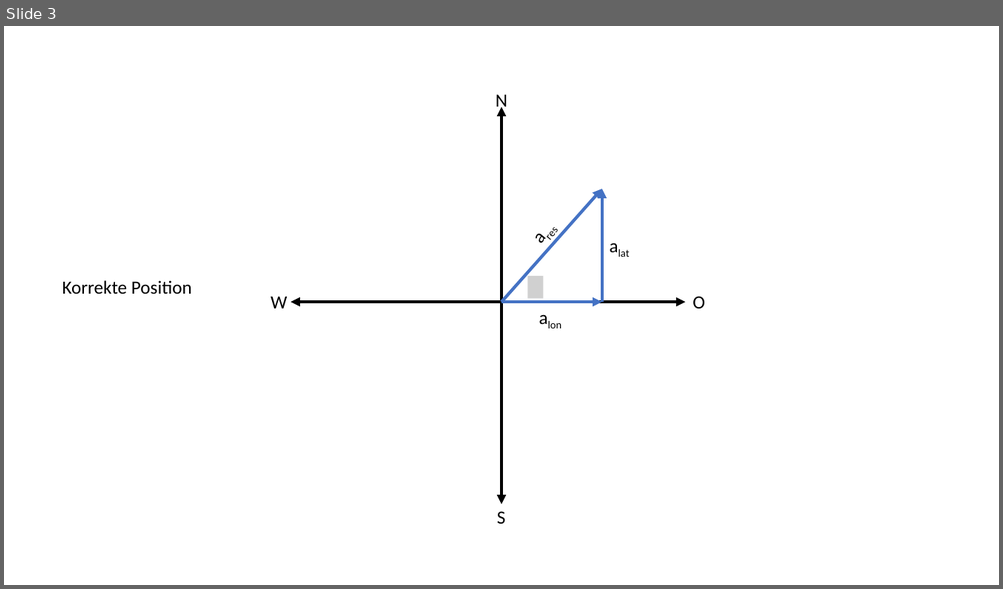
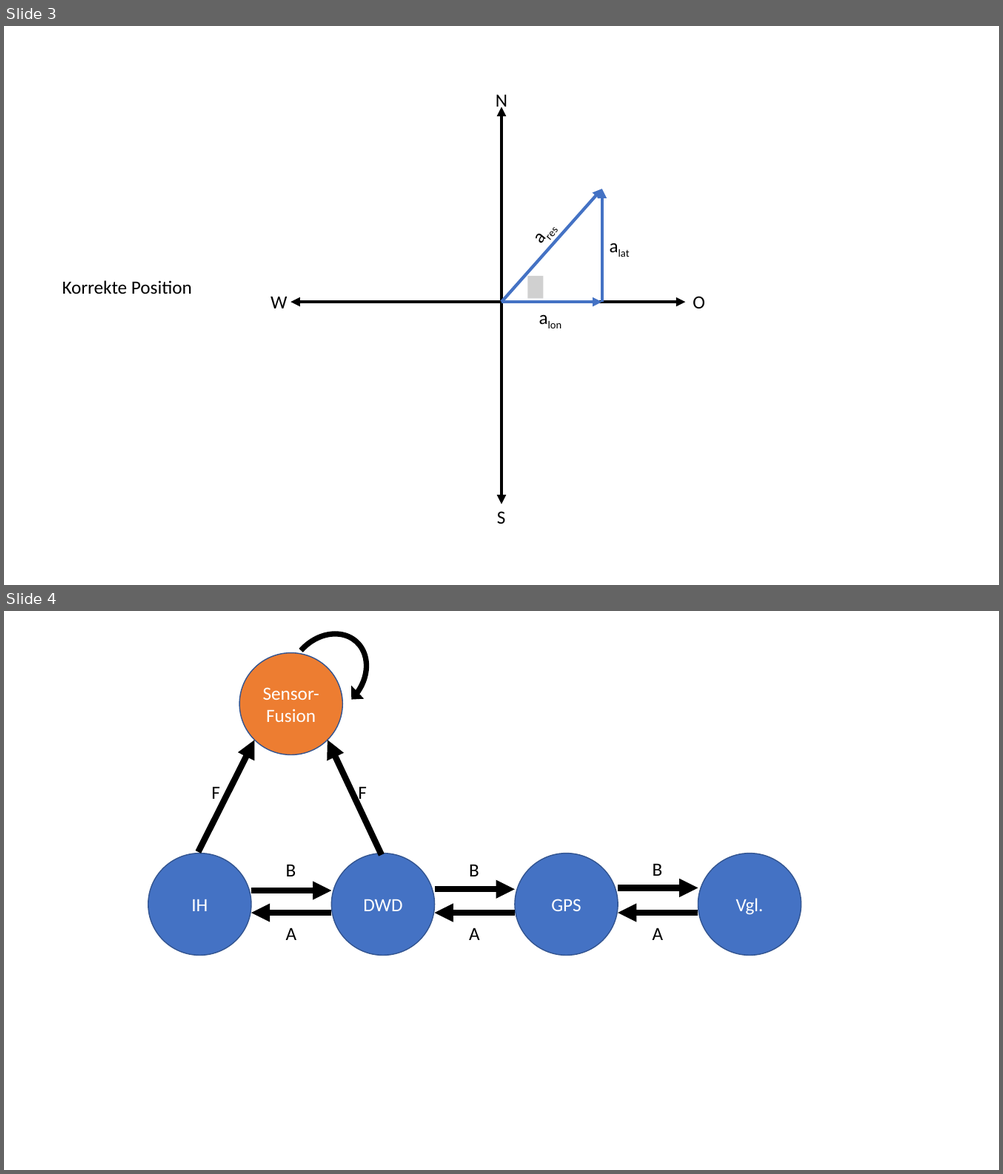
Before and after one commit to riccardofeingold/3D-Positionsbestimmung-mit-Sensor-Fusion-basierten-Algorithmen, a slide deck: Texte/GPS.pptx. Shown one above the other, each under a label of ours: slide 3 before the commit, slides 3 and 4 after it. The pictures are 1003x589 and 1003x1174 pixels, drawn with LibreOffice and Linux fonts; fonts in the diff are those of the drawing; grey boxes stand for pictures. Boxes give left, top, right and bottom in pixels: in the first picture for what was removed or moved away, otherwise in the second. Text is boxed around its words. In the diff, an @@ line names an element or a change of style, - is before the commit and + after.

```diff
--- a/Texte/GPS.pptx
+++ b/Texte/GPS.pptx
@@ slide 4 added at bbox=[4, 611, 999, 1170], background #FFFFFF @@
@@ circular arrow added at bbox=[262, 611, 394, 741], fill #000000, outline #000000 1 pt @@
@@ ellipse added at bbox=[240, 652, 343, 755], fill #ED7D31, outline #325491 1 pt, 18 pt, text #FFFFFF @@
+Sensor-Fusion
@@ arrow added from (198, 852) to (255, 740), #000000 6 pt @@
@@ arrow added from (381, 855) to (327, 740), #000000 6 pt @@
@@ text added at bbox=[211, 786, 220, 804], 18 pt, text #000000 @@
+F
@@ text added at bbox=[358, 786, 367, 803], 18 pt, text #000000 @@
+F
@@ ellipse added at bbox=[148, 854, 251, 956], fill #4472C4, outline #325491 1 pt, 18 pt, text #FFFFFF @@
+IH
@@ ellipse added at bbox=[332, 854, 435, 956], fill #4472C4, outline #325491 1 pt, 18 pt, text #FFFFFF @@
+DWD
@@ ellipse added at bbox=[515, 854, 617, 956], fill #4472C4, outline #325491 1 pt, 18 pt, text #FFFFFF @@
+GPS
@@ ellipse added at bbox=[698, 854, 801, 956], fill #4472C4, outline #325491 1 pt, 18 pt, text #FFFFFF @@
+Vgl.
@@ text added at bbox=[286, 864, 296, 877], 18 pt, text #000000 @@
+B
@@ text added at bbox=[469, 864, 479, 877], 18 pt, text #000000 @@
+B
@@ text added at bbox=[652, 863, 663, 876], 18 pt, text #000000 @@
+B
@@ arrow added from (251, 891) to (332, 891), #000000 6 pt @@
@@ arrow added from (435, 889) to (515, 889), #000000 6 pt @@
@@ arrow added from (618, 888) to (698, 888), #000000 6 pt @@
@@ arrow added from (332, 913) to (251, 913), #000000 6 pt @@
@@ arrow added from (515, 913) to (435, 913), #000000 6 pt @@
@@ arrow added from (698, 913) to (618, 913), #000000 6 pt @@
@@ text added at bbox=[286, 928, 297, 940], 18 pt, text #000000 @@
+A
@@ text added at bbox=[469, 928, 480, 940], 18 pt, text #000000 @@
+A
@@ text added at bbox=[652, 928, 663, 940], 18 pt, text #000000 @@
+A
```
Also in this commit, not shown: 4 other files.
